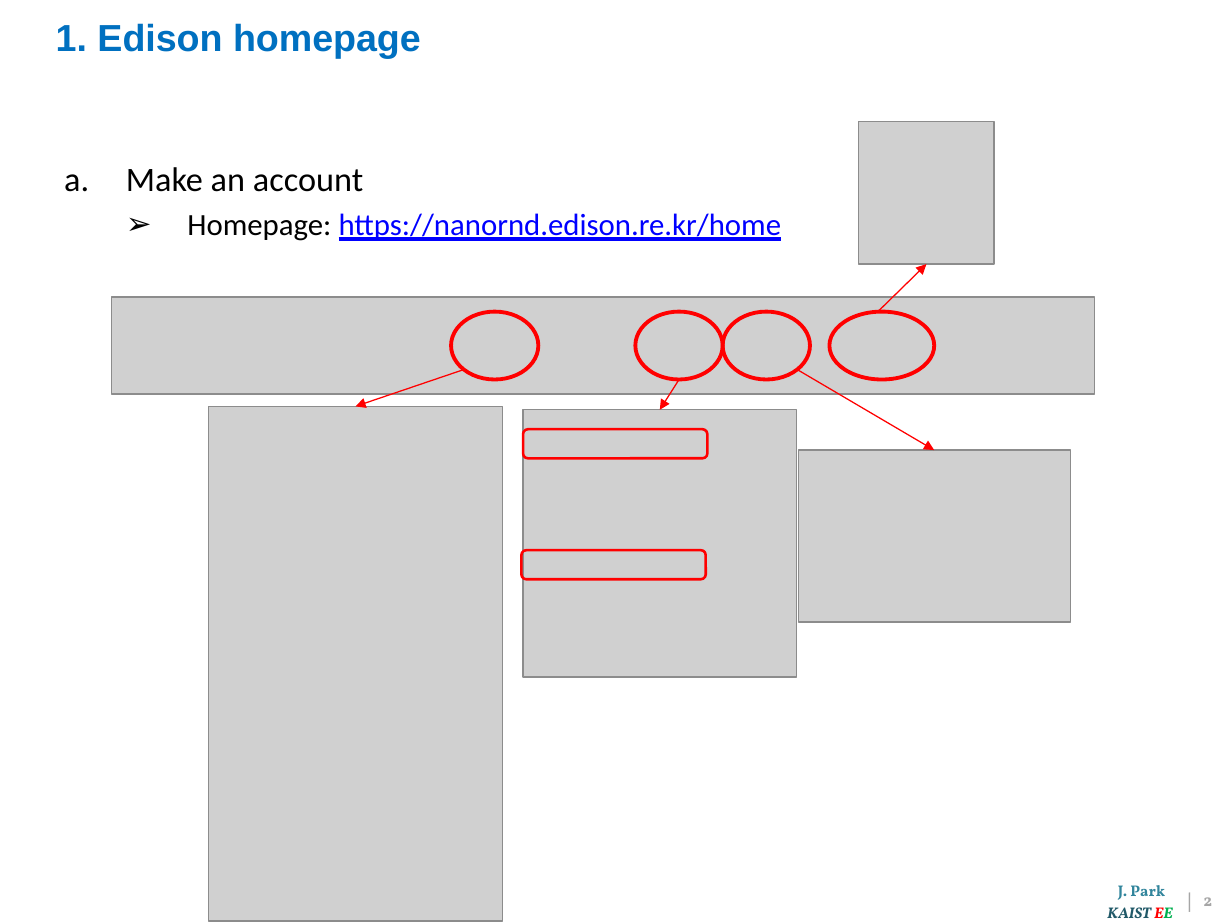
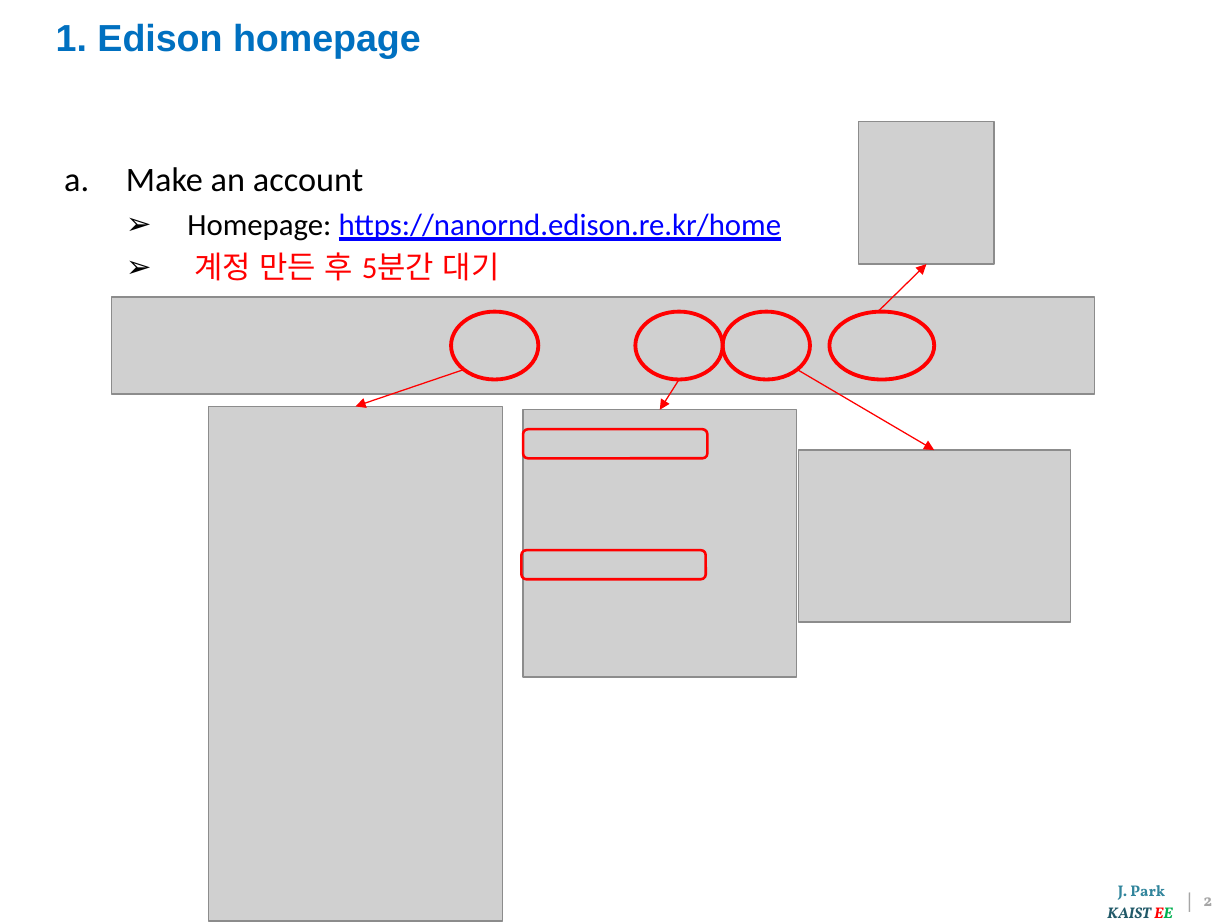
Before and after one commit to YHKlab/ESC2026, a slide deck: slide 3 of exe1-atom/exe1-note.pptx. Drawn at 1232x924 pixels with LibreOffice and Linux fonts; fonts in the diff are those of the drawing; grey boxes stand for pictures; background and template pictures are left out. Boxes give left, top, right and bottom in pixels: in the first picture for what was removed or moved away, otherwise in the second. Text is boxed around its words. In the diff, an @@ line names an element or a change of style, - is before the commit and + after.

```diff
--- a/exe1-atom/exe1-note.pptx
+++ b/exe1-atom/exe1-note.pptx
@@ text at (x1=194, y1=252, x2=500, y2=281): paragraph added @@
+  ➢ 계정 만든 후 5분간 대기
```
Also in this commit, not shown: 6 other slides changed, 1 other file.
